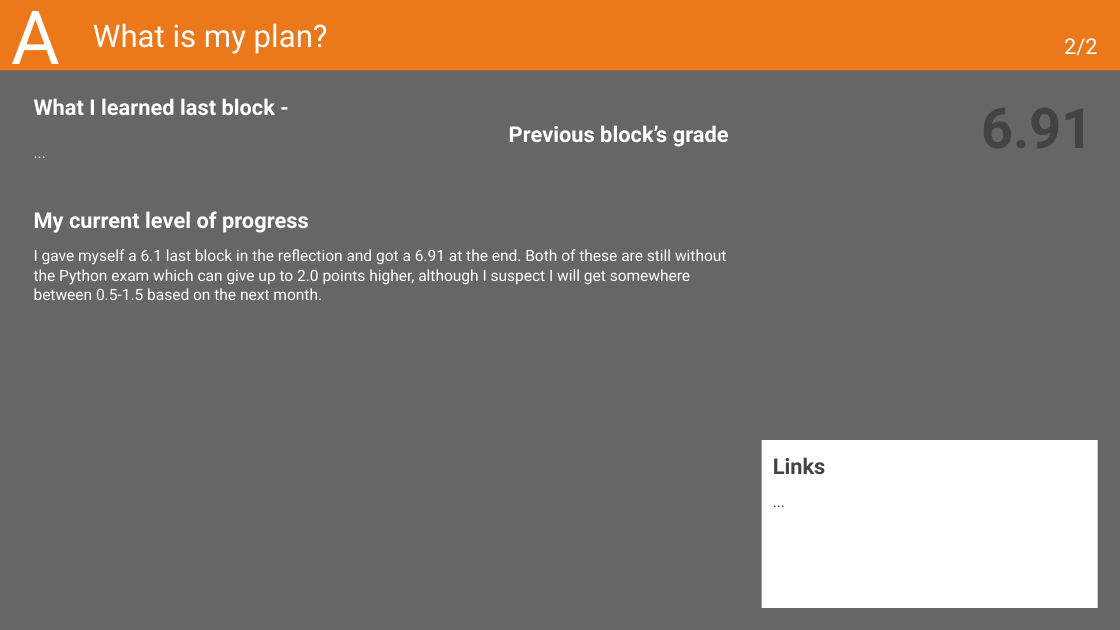
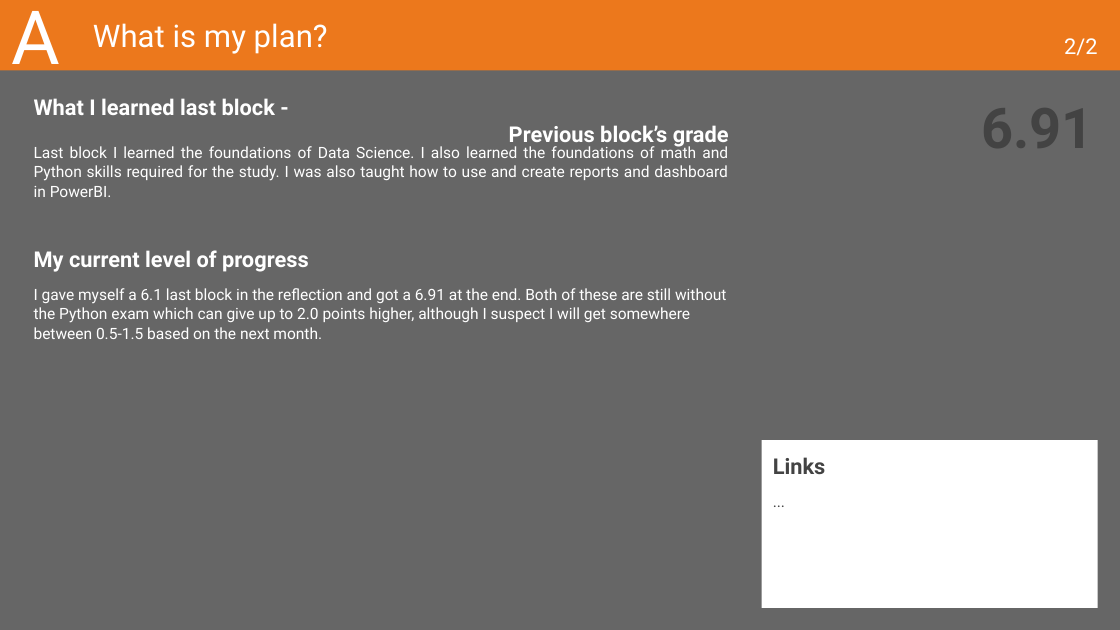
Before and after one commit to MaksBurchard240894/HFG7, a slide deck: slide 6 of Deliverables/Learning Log - Y1B-2024-25_ADSAI.pptx. Drawn at 1120x630 pixels with LibreOffice and Linux fonts; fonts in the diff are those of the drawing. Boxes give left, top, right and bottom in pixels: in the first picture for what was removed or moved away, otherwise in the second. Text is boxed around its words. In the diff, an @@ line names an element or a change of style, - is before the commit and + after.

```diff
--- a/Deliverables/Learning Log - Y1B-2024-25_ADSAI.pptx
+++ b/Deliverables/Learning Log - Y1B-2024-25_ADSAI.pptx
@@ text at (34,144,728,197): text changed @@
-...
+Last block I learned the foundations of Data Science. I also learned the foundations of math and Python skills required for the study. I was also taught how to use and create reports and dashboard in PowerBI.
```
Also in this commit, not shown: 1 other slide changed, 3 other files.
